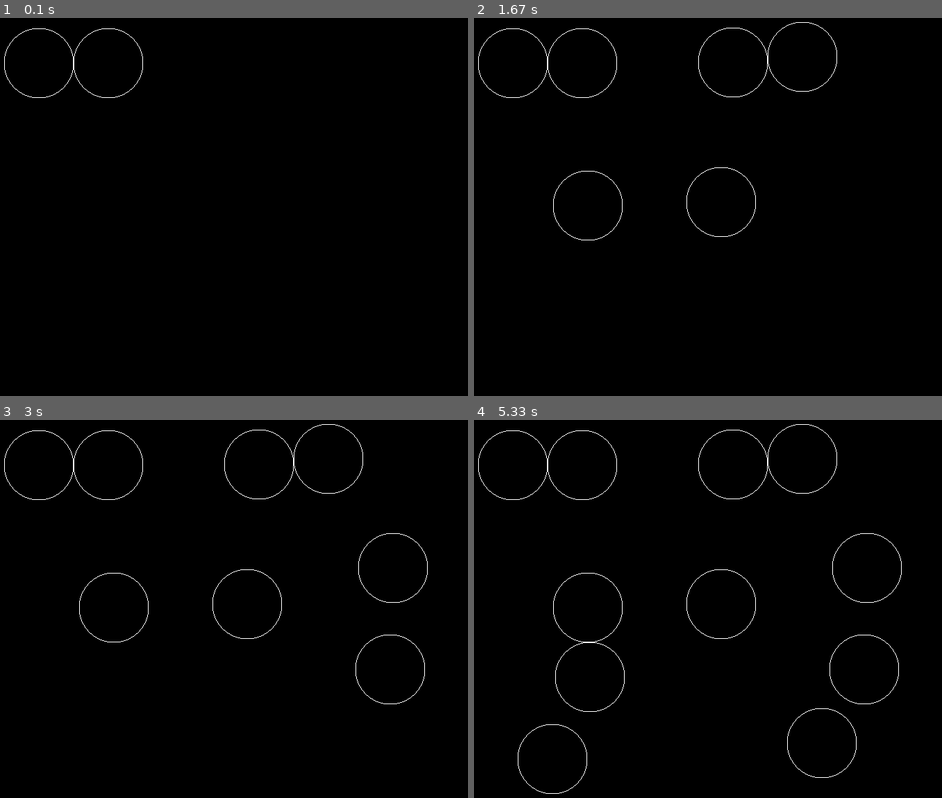
Above: before the commit, frames 1-4 (two rows, left to right).
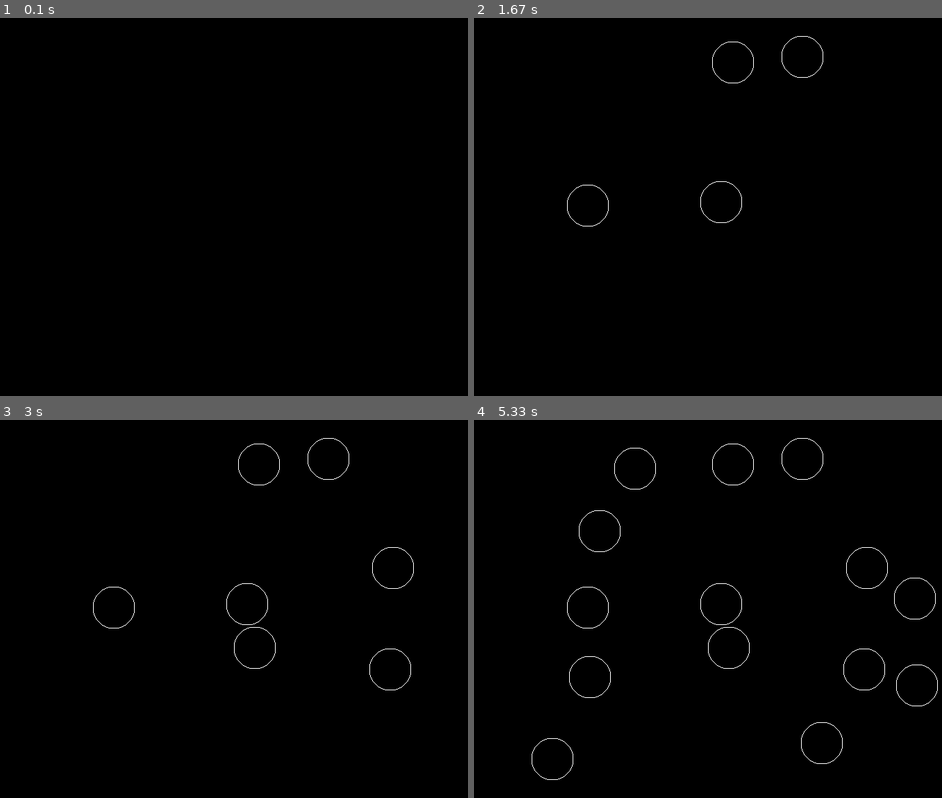
Above: after the commit, the same moments.

Repository: thegitone23/DFS-BFS-Sim
Game: pygame game, started from main.py
Two runs of this game, one before a commit and one after it. Both use one fixed random seed, a clock stepped at 60 frames per second and the inputs below.
Inputs (mouse positions are in pixels of both pictures, inside the frame that each line leads up to):
- Up to frame 1 (0.1 s): no input
- Up to frame 2 (1.67 s): click (722, 203) at 0.38 s; click (586, 207) at 0.72 s; click (801, 55) at 1.05 s; click (731, 63) at 1.38 s
- Up to frame 3 (3 s): click (252, 646) at 1.72 s; click (388, 669) at 2.05 s; click (393, 567) at 2.38 s; click (421, 593) at 2.75 s
- Up to frame 4 (5.33 s): click (918, 684) at 3.22 s; click (591, 677) at 3.55 s; click (600, 529) at 3.88 s; click (553, 760) at 4.22 s; click (633, 469) at 4.55 s; click (913, 597) at 4.88 s; click (820, 741) at 5.22 s

The runs differ from the first frame. In frame 1, 0.2% of the frame differs, in the area x 0-31%, y 2-22%; in frame 2, 0.6%; in frame 3, 0.9%; in frame 4, 1.5%, in the area x 0-100%, y 1-99%.

Commit message:
out of bound circles issue fixed and some minor tweaks

Diff:
--- a/main.py
+++ b/main.py
@@ -9,7 +9,10 @@
 from OpenGL.GLU import *
 #other imports
 import math
-
+#declaring constants
+RAD = 30
+WIDTH = 800
+HEIGHT = 600
 #defing functions for basic shapes
 def drawPixel(x, y):
     glBegin(GL_POINTS)
@@ -22,7 +25,7 @@
     glVertex2f(c, d)
     glEnd()
 
-def drawHollowCircle(x, y, r=50):
+def drawHollowCircle(x, y, r=RAD):
     lineAmount = 100  # no. of lines used to draw circle
     twoPi = math.pi * 2
     glBegin(GL_LINE_LOOP)
@@ -33,7 +36,7 @@
         )
     glEnd()
 
-def drawFilledCircle(x, y, r=50):
+def drawFilledCircle(x, y, r=RAD):
     triangleAmount = 30  # no. of traingles used to draw circle
     twoPi = math.pi * 2
     glBegin(GL_TRIANGLE_FAN)
@@ -45,8 +48,7 @@
     glEnd()
 
 position = [
-    (100, 100),
-    (200, 100)
+
 ]
 
 # main drawing logic
@@ -60,9 +62,9 @@
 def main():
     #boiler-plate setup code
     pygame.init()
-    display = (800, 600) #the pygame windows resolution
+    display = (WIDTH, HEIGHT) #the pygame windows resolution
     pygame.display.set_mode(display, DOUBLEBUF|OPENGL)
-    gluOrtho2D(0, 800, 600, 0)
+    gluOrtho2D(0, WIDTH, HEIGHT, 0)
 
     #the main loop
     while True:
@@ -78,11 +80,15 @@
                 if event.button == 1:
                     pos = pygame.mouse.get_pos()
                     flag = 0
+                    if((pos[0] <= RAD or pos[0] >= WIDTH-RAD ) or (pos[1] <= RAD or pos[1] >= HEIGHT-RAD)):
+                        flag = 1
                     for pos1 in position:
+                        if(flag == 1):
+                            break
                         # distance with other circles
                         dist = math.sqrt((pos[0] - pos1[0])**2 + (pos[1] - pos1[1])**2)
                         # to check whether any circle will overlap
-                        if(dist < 100):
+                        if(dist <= 2*RAD ):
                             flag = 1
                             break
                     if(flag == 0):
